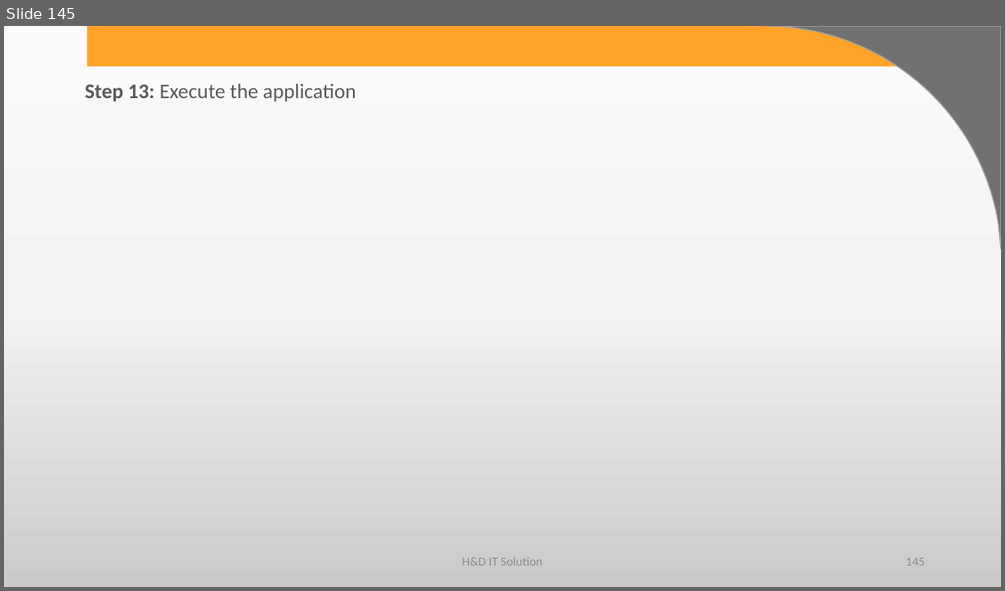
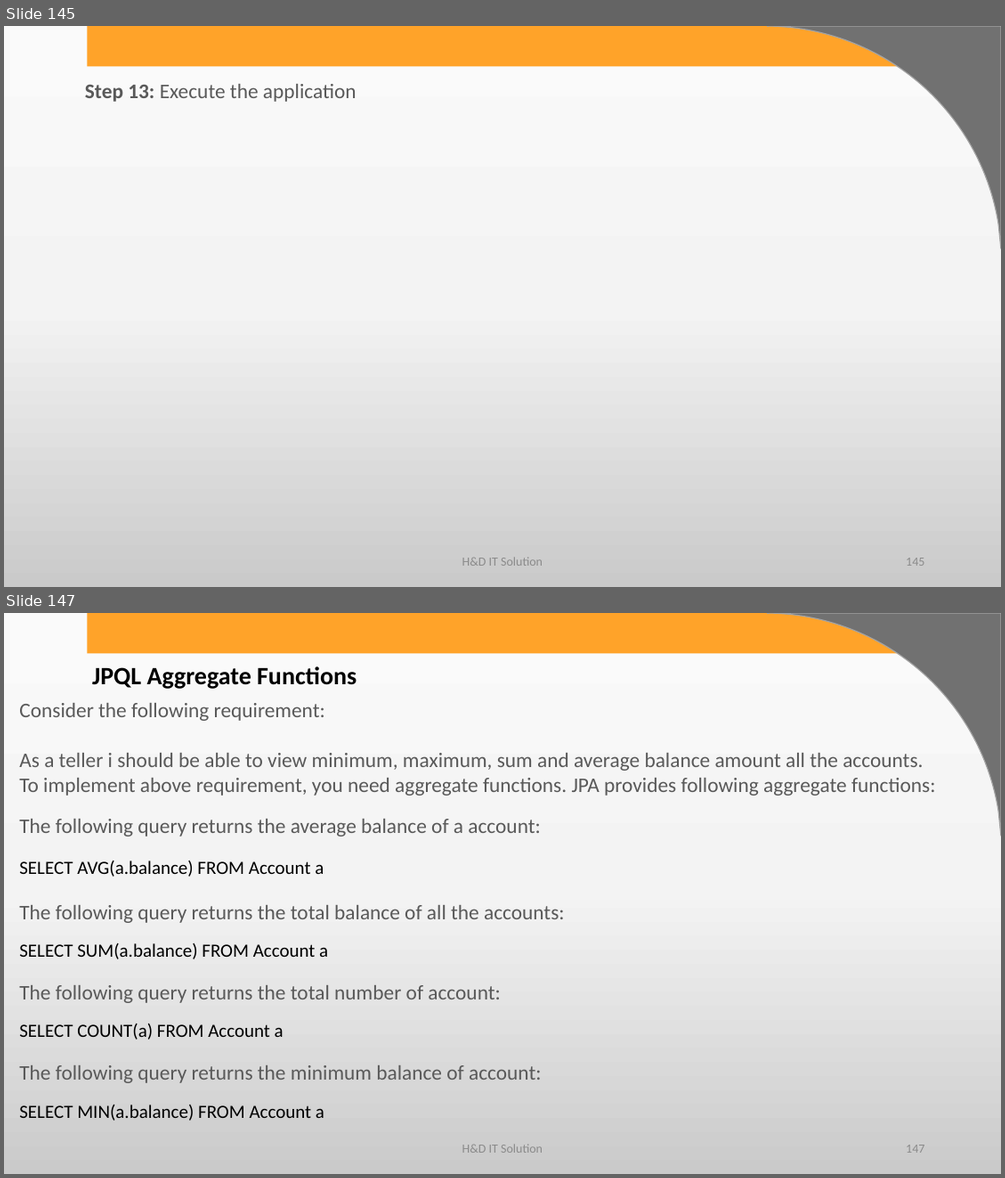
Before and after one commit to harshadasawant/spring_boot1, a slide deck: infinite/src/main/ppt/Persistence Layer using Spring Boot.pptx. Shown one above the other, each under a label of ours: slide 145 before the commit, slides 145 and 147 after it; the slides between them are not shown. The pictures are 1005x591 and 1005x1178 pixels, drawn with LibreOffice and Linux fonts; fonts in the diff are those of the drawing; background and template pictures are left out. Boxes give left, top, right and bottom in pixels: in the first picture for what was removed or moved away, otherwise in the second. Text is boxed around its words. In the diff, an @@ line names an element or a change of style, - is before the commit and + after.

Commit message:
Aggrigate function and group by

```diff
--- a/infinite/src/main/ppt/Persistence Layer using Spring Boot.pptx
+++ b/infinite/src/main/ppt/Persistence Layer using Spring Boot.pptx
@@ slide 147 added at <box>4,613,1001,1174</box>, background gradient #FBFBFB to #F4F4F4 to #CBCBCB; not listed: 2 template elements that a slide beside it also shows @@
@@ text added at <box>92,666,356,689</box>, 24 pt, text #000000, bold @@
+JPQL Aggregate Functions
@@ text added at <box>19,703,935,795</box>, 20 pt, text #595959 @@
+Consider the following requirement:
+As a teller i should be able to view minimum, maximum, sum and average balance amount all the accounts.
+To implement above requirement, you need aggregate functions. JPA provides following aggregate functions:
@@ text added at <box>19,819,540,836</box>, 20 pt, text #595959 @@
+The following query returns the average balance of a account:
@@ text added at <box>19,860,324,876</box>, 18 pt, text #000000 @@
+SELECT AVG(a.balance) FROM Account a
@@ text added at <box>19,905,565,923</box>, 20 pt, text #595959 @@
+The following query returns the total balance of all the accounts:
@@ text added at <box>19,943,328,959</box>, 18 pt, text #000000 @@
+SELECT SUM(a.balance) FROM Account a
@@ text added at <box>19,985,500,1003</box>, 20 pt, text #595959 @@
+The following query returns the total number of account:
@@ text added at <box>19,1023,283,1039</box>, 18 pt, text #000000 @@
+SELECT COUNT(a) FROM Account a
@@ text added at <box>19,1065,541,1083</box>, 20 pt, text #595959 @@
+The following query returns the minimum balance of account:
@@ text added at <box>19,1104,324,1120</box>, 18 pt, text #000000 @@
+SELECT MIN(a.balance) FROM Account a
@@ text added at <box>462,1143,542,1152</box>, 12 pt, text #8C8C8C @@
+H&D IT Solution
@@ page number added at <box>906,1144,924,1152</box>, 12 pt, text #8C8C8C @@
+147
```
Also in this commit, not shown: 35 other slides added, 5 other files.
